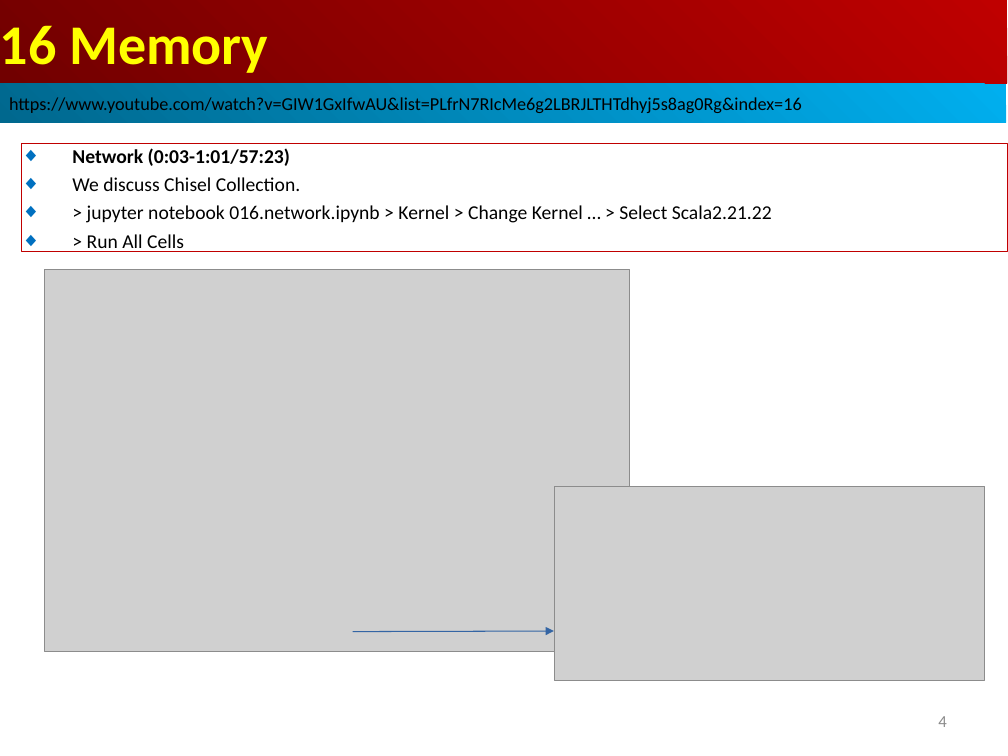
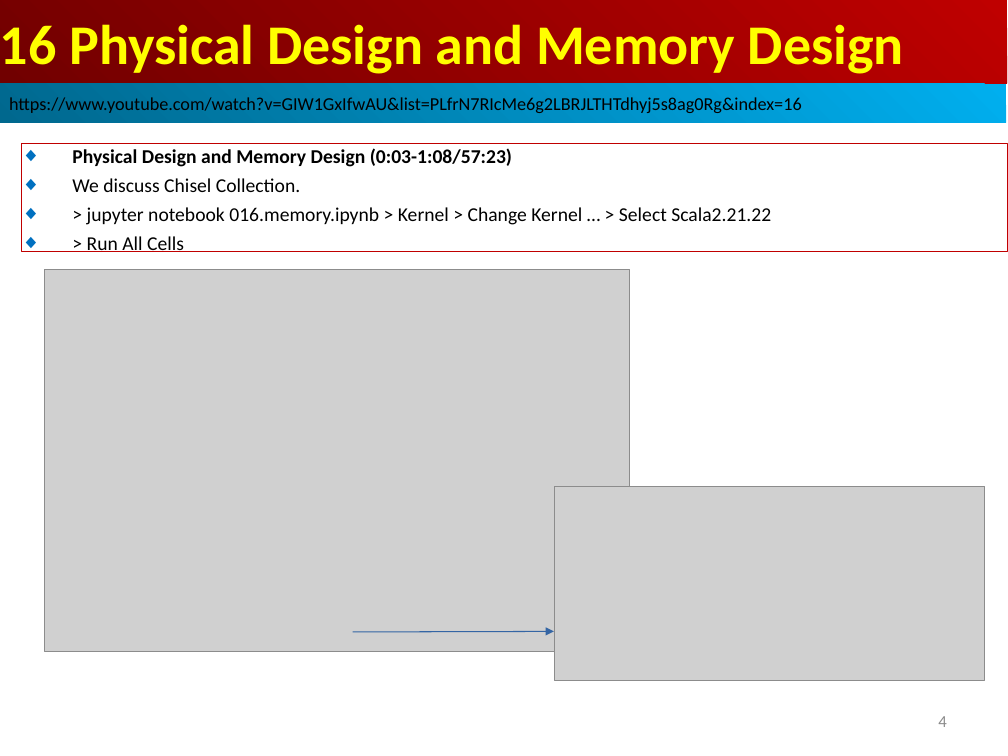
Before and after one commit to peterhchen/AIU_CS800_Chisel, a slide deck: slide 4 of 500_UCSC_HWD/016_Memory/000_Video/016.Memory.ppt. Drawn at 1008x756 pixels with LibreOffice and Linux fonts; fonts in the diff are those of the drawing; grey boxes stand for pictures. Boxes give left, top, right and bottom in pixels: in the first picture for what was removed or moved away, otherwise in the second. Text is boxed around its words. In the diff, an @@ line names an element or a change of style, - is before the commit and + after.

```diff
--- a/500_UCSC_HWD/016_Memory/000_Video/016.Memory.ppt
+++ b/500_UCSC_HWD/016_Memory/000_Video/016.Memory.ppt
@@ text in rectangle at (0,24,904,74): text changed @@
-16 Memory
+16 Physical Design and Memory Design
@@ text in rectangle at (72,148,512,167): text changed @@
-◆ Network (0:03-1:01/57:23)
+◆ Physical Design and Memory Design (0:03-1:08/57:23)
@@ text in rectangle at (87,207,771,225): text changed @@
-◆ > jupyter notebook 016.network.ipynb > Kernel > Change Kernel … > Select Scala2.21.22
+◆ > jupyter notebook 016.memory.ipynb > Kernel > Change Kernel … > Select Scala2.21.22
```
Also in this commit, not shown: 4 other slides changed, 35 slides added, 2 slides removed.
